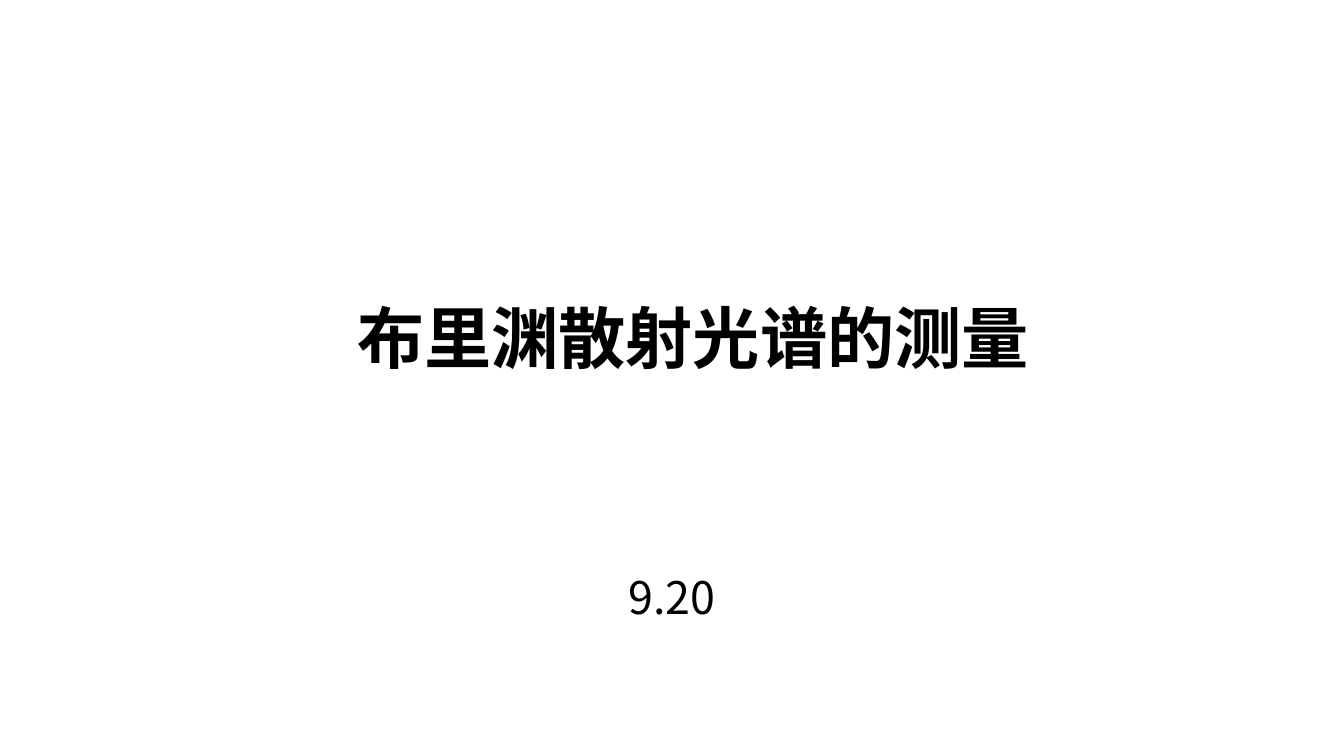
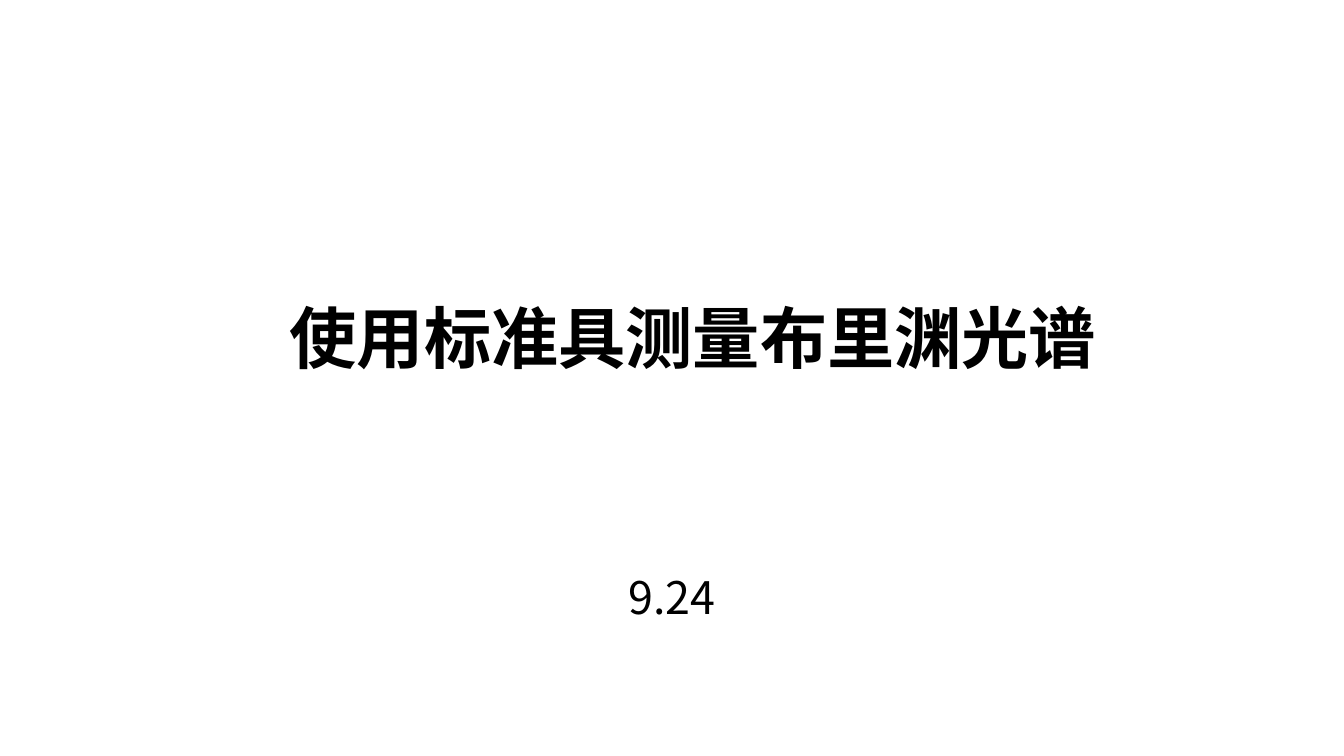
Before and after one commit to skkbestwish-code/water-brillouin-research, a slide deck: slide 1 of 05_原始归档/组会汇报文件/第二次汇报（贺）.pptx. Drawn at 1344x756 pixels with LibreOffice and Linux fonts; fonts in the diff are those of the drawing; background and template pictures are left out. Boxes give left, top, right and bottom in pixels: in the first picture for what was removed or moved away, otherwise in the second. Text is boxed around its words. In the diff, an @@ line names an element or a change of style, - is before the commit and + after.

```diff
--- a/05_原始归档/组会汇报文件/第二次汇报（贺）.pptx
+++ b/05_原始归档/组会汇报文件/第二次汇报（贺）.pptx
@@ title at bbox=[290, 305, 1096, 370]: text changed @@
-布里渊散射光谱的测量
+使用标准具测量布里渊光谱
@@ subtitle at bbox=[628, 580, 715, 615]: text changed @@
-9.20
+9.24
```
Also in this commit, not shown: 1 other slide changed, 1 slide added, 2 slides removed, 1 other file.
